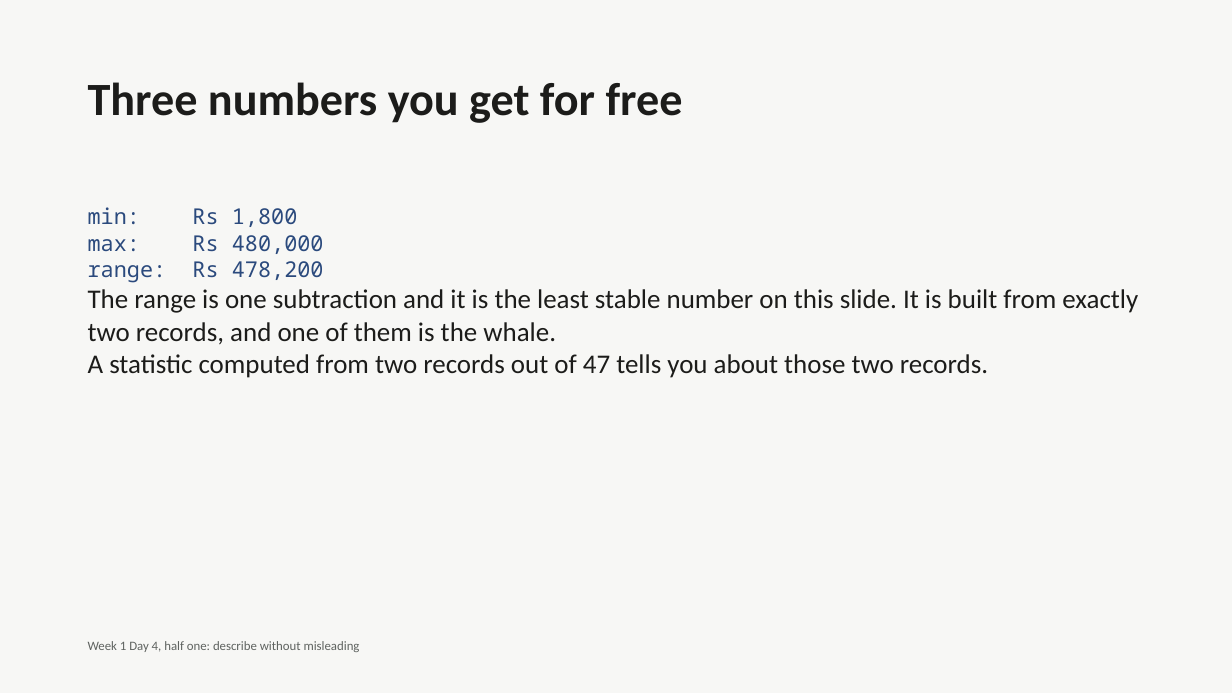
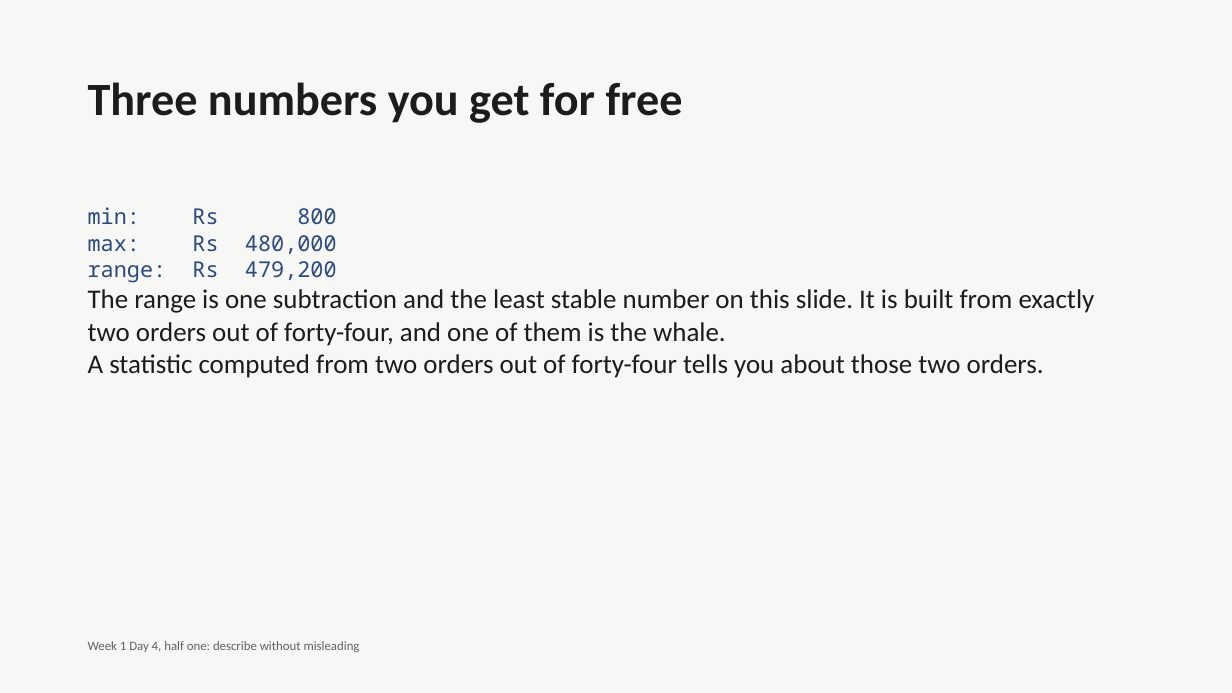
Before and after one commit to fde-academy-lab/c2-content-factory, a slide deck: slide 22 of content/W01/D4/C2_W01_D04_deck_half1_STUDENT.pptx. Drawn at 1232x693 pixels with LibreOffice and Linux fonts; fonts in the diff are those of the drawing. Boxes give left, top, right and bottom in pixels: in the first picture for what was removed or moved away, otherwise in the second. Text is boxed around its words. In the diff, an @@ line names an element or a change of style, - is before the commit and + after.

```diff
--- a/content/W01/D4/C2_W01_D04_deck_half1_STUDENT.pptx
+++ b/content/W01/D4/C2_W01_D04_deck_half1_STUDENT.pptx
@@ text at (88,207,336,278): text changed @@
-min: Rs 1,800
+min: Rs 800
@@ text at (88,261,1095,378): text changed @@
-range: Rs 478,200
-The range is one subtraction and it is the least stable number on this slide. It is built from exactly two records, and one of them is the whale.
-A statistic computed from two records out of 47 tells you about those two records.
+range: Rs 479,200
+The range is one subtraction and the least stable number on this slide. It is built from exactly two orders out of forty-four, and one of them is the whale.
+A statistic computed from two orders out of forty-four tells you about those two orders.
```
Also in this commit, not shown: 26 other slides changed, 24 other files.
